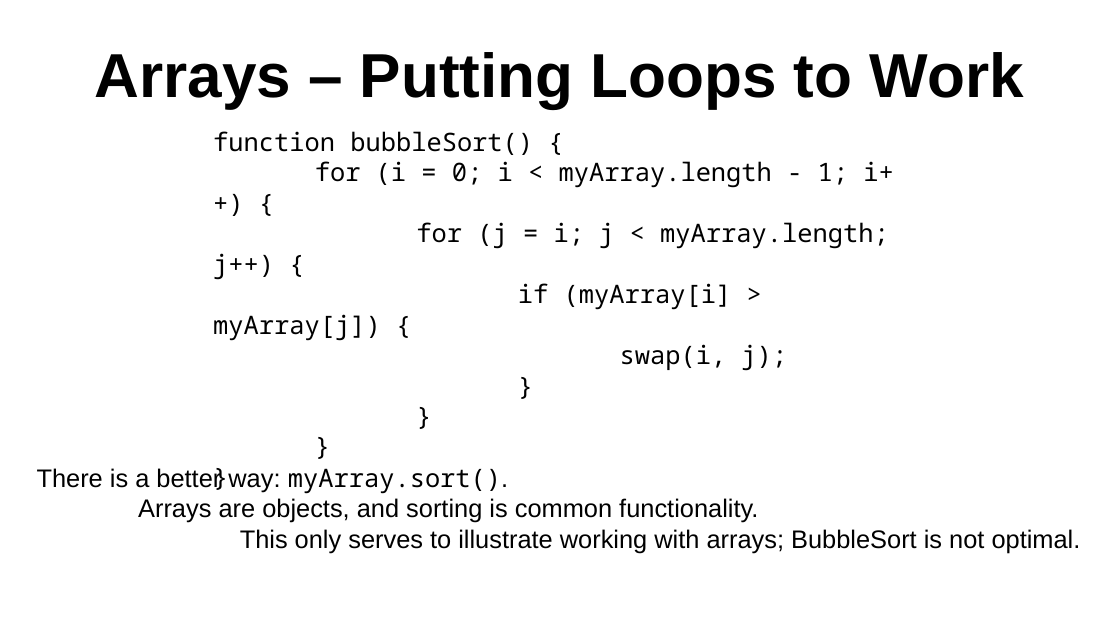
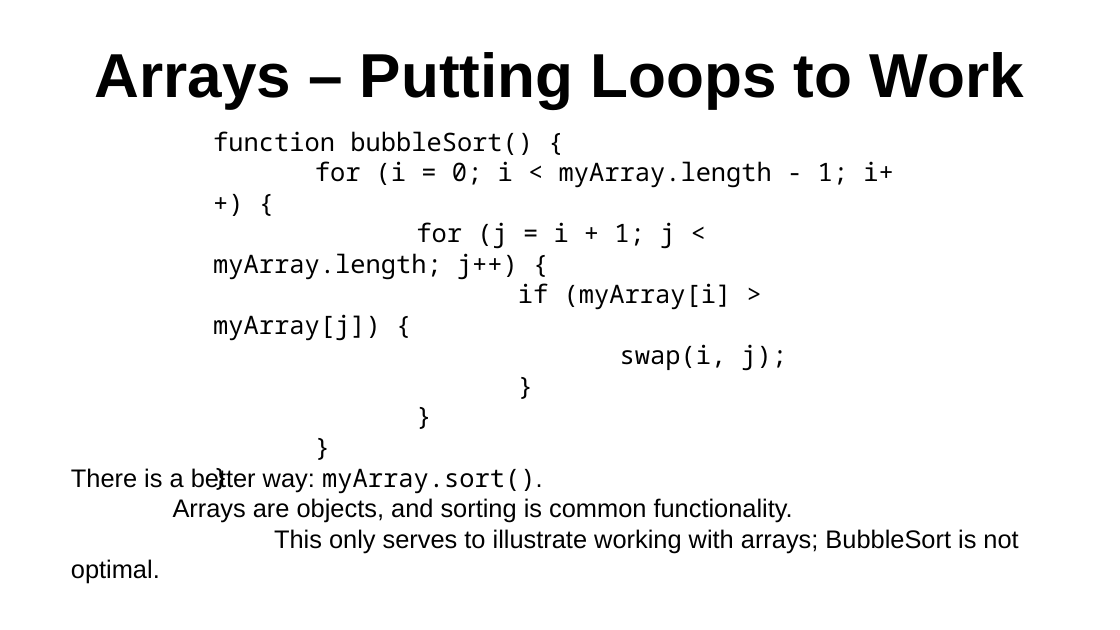
Before and after one commit to gstragand/IntroToArrays, a slide deck: slide 9 of Arrays.pptx. Drawn at 1120x630 pixels with LibreOffice and Linux fonts; fonts in the diff are those of the drawing; background and template pictures are left out. Boxes give left, top, right and bottom in pixels: in the first picture for what was removed or moved away, otherwise in the second. Text is boxed around its words. In the diff, an @@ line names an element or a change of style, - is before the commit and + after.

```diff
--- a/Arrays.pptx
+++ b/Arrays.pptx
@@ text at bbox=[213, 222, 675, 280]: text changed @@
-for (j = i; j < myArray.length; j++) {
+for (j = i + 1; j < myArray.length; j++) {
@@ text "There is a better way: ..." rewrapped from bbox=[37, 468, 1081, 553] to bbox=[71, 468, 1018, 584] @@
```
Also in this commit, not shown: 3 other slides changed, 2 other files.
